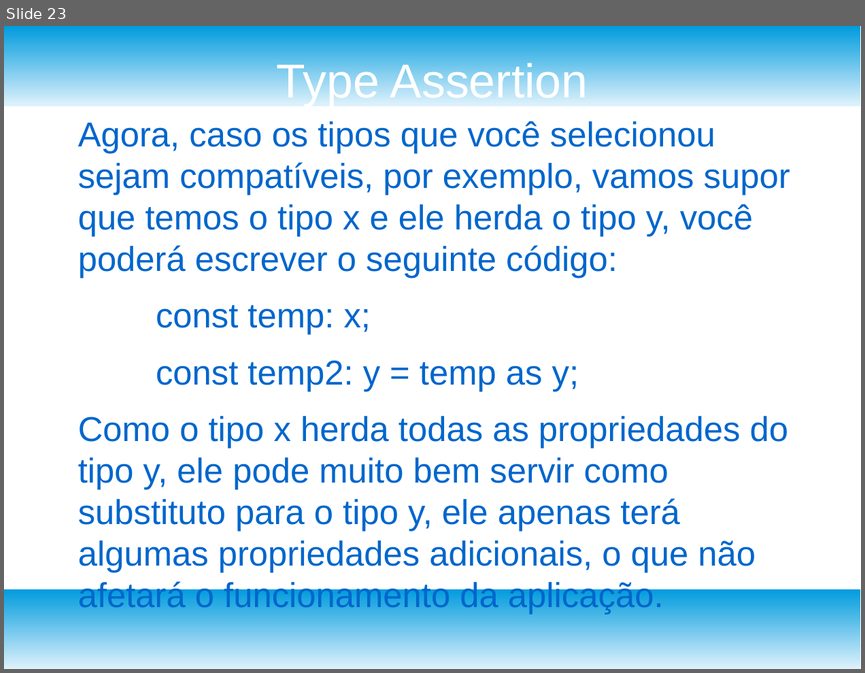
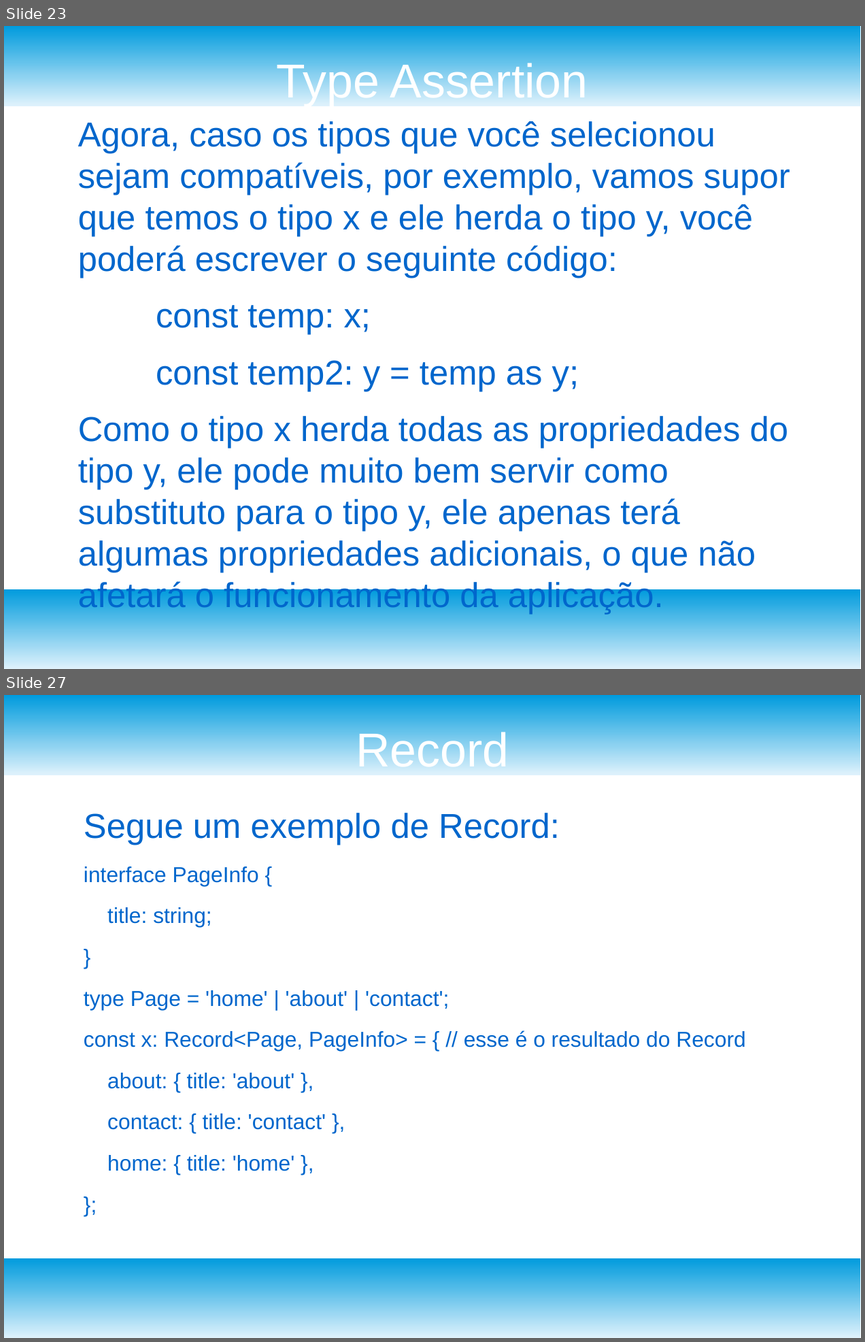
Before and after one commit to nstseek/workshop-angular-3, a slide deck: Angular pt3.odp. Shown one above the other, each under a label of ours: slide 23 before the commit, slides 23 and 27 after it; the slides between them are not shown. The pictures are 865x673 and 865x1342 pixels, drawn with LibreOffice and Linux fonts; fonts in the diff are those of the drawing. Boxes give left, top, right and bottom in pixels: in the first picture for what was removed or moved away, otherwise in the second. Text is boxed around its words. In the diff, an @@ line names an element or a change of style, - is before the commit and + after.

```diff
--- a/Angular pt3.odp
+++ b/Angular pt3.odp
@@ slide 27 added at [4, 695, 861, 1338], background #FFFFFF; not listed: 2 template elements that a slide beside it also shows @@
@@ title added at [356, 728, 509, 775], 44 pt, text #FFFFFF @@
+Record
@@ text added at [84, 813, 745, 1171], 20 pt, text #0066CC @@
+Segue um exemplo de Record:
+interface PageInfo {
+title: string;
+}
+type Page = 'home' | 'about' | 'contact';
+const x: Record<Page, PageInfo> = { // esse é o resultado do Record
+about: { title: 'about' },
+contact: { title: 'contact' },
+home: { title: 'home' },
+};
```
Also in this commit, not shown: 6 other slides added.
